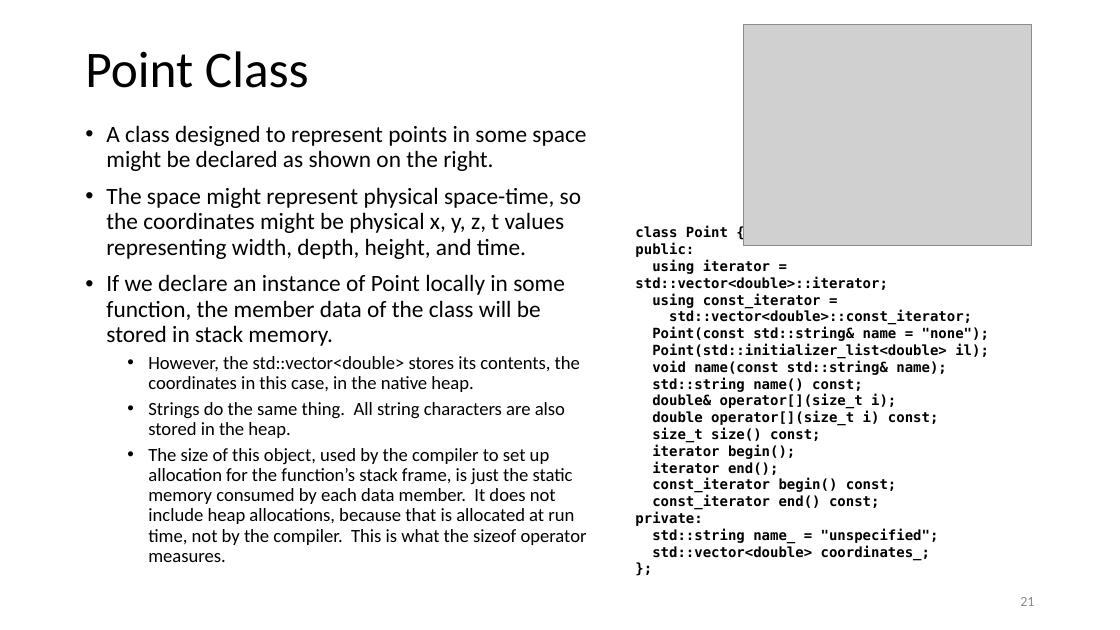
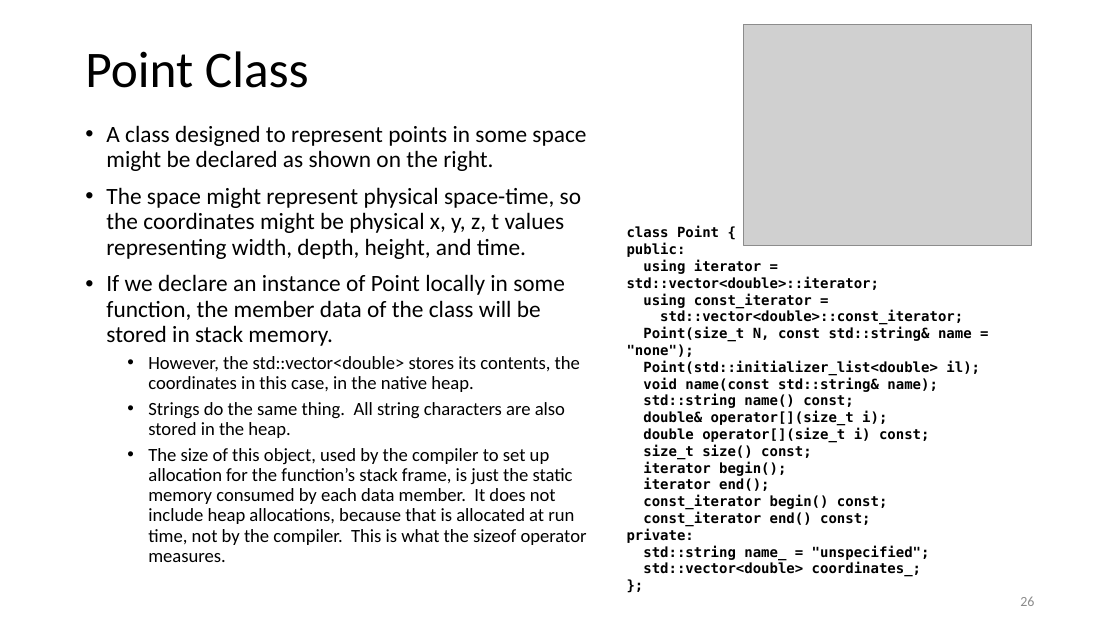
Before and after one commit to JimFawcett/JimFawcett.github.io, a slide deck: slide 26 of Resources/CppModels.pptx (slide 21 before the commit). Drawn at 1120x630 pixels with LibreOffice and Linux fonts; fonts in the diff are those of the drawing; grey boxes stand for pictures. Boxes give left, top, right and bottom in pixels: in the first picture for what was removed or moved away, otherwise in the second. Text is boxed around its words. In the diff, an @@ line names an element or a change of style, - is before the commit and + after.

```diff
--- a/Resources/CppModels.pptx
+++ b/Resources/CppModels.pptx
@@ text "class Point {": place and size @@
-text "class Point {" at bbox=[635, 226, 989, 560]
+text "class Point {" at bbox=[627, 226, 980, 577]
@@ text at bbox=[627, 327, 972, 357]: text changed @@
-Point(const std::string& name = "none");
+Point(size_t N, const std::string& name = "none");
@@ page number at bbox=[1020, 597, 1034, 606]: text changed @@
-21
+26
```
Also in this commit, not shown: 6 other slides changed, 12 slides added, 4 other files.
